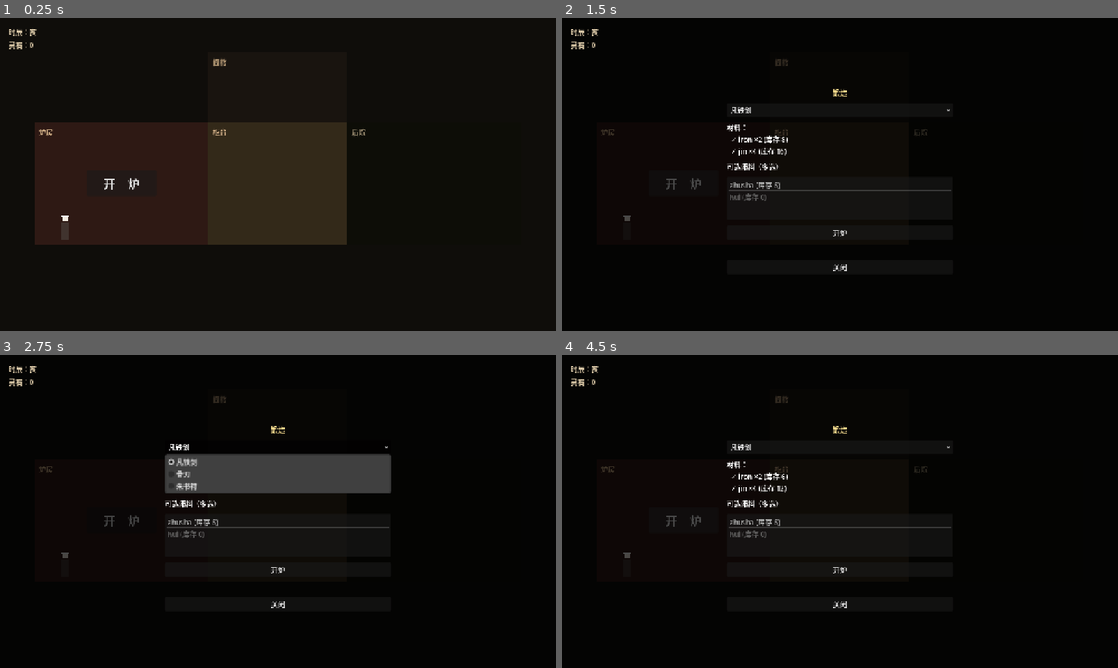
Above: before the commit, frames 1-4 (two rows, left to right).
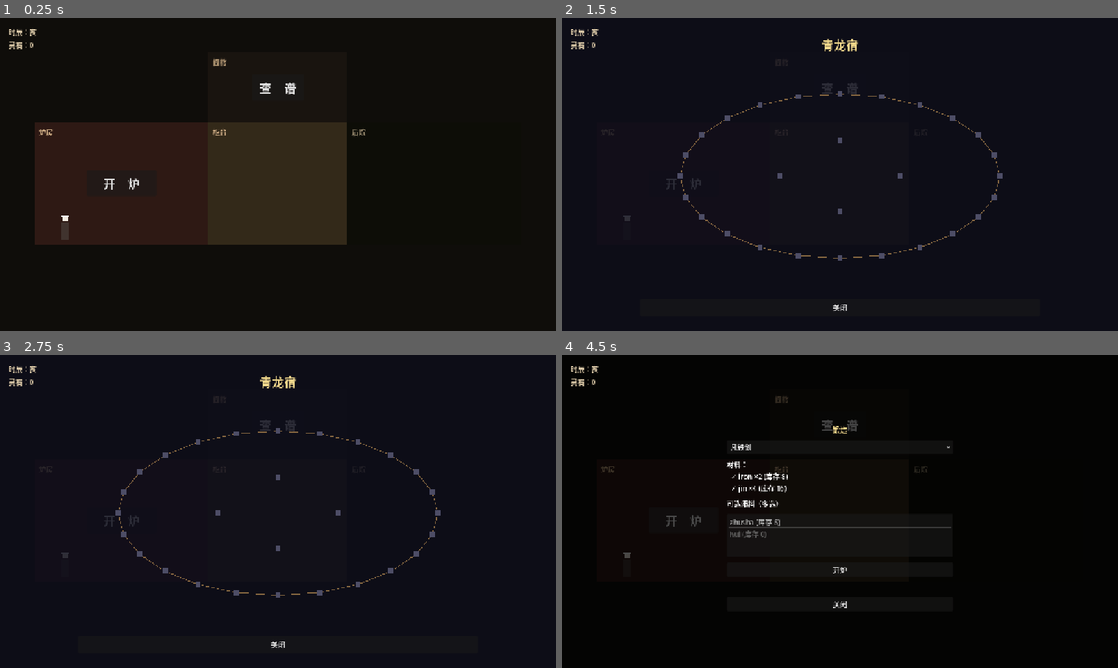
Above: after the commit, the same moments.

Repository: guliqianxun/XiuXianLegend
Game: Godot game, scene res://scenes/shop.tscn
Same seed, same stepped clock (60 frames per second), same inputs: the game is played once before the commit and once after it.
Inputs (mouse positions are in pixels of both pictures, inside the frame that each line leads up to):
- Up to frame 1 (0.25 s): no input
- Up to frame 2 (1.5 s): click (840, 86) at 0.5 s, where only the run after the commit has a clickable "查 谱"; click "开 炉" at 1.25 s
- Up to frame 3 (2.75 s): click (278, 445) at 2 s, where only the run before the commit has a clickable "凡铁剑"
- Up to frame 4 (4.5 s): click (840, 570) at 2.75 s, where only the run before the commit has a clickable "开炉"; click "关闭" at 3.5 s; click "开 炉" at 4.25 s

The runs differ from the first frame. In frame 1, 0.1% of the frame differs, in the area x 46-54%, y 20-25%; in frame 2, 1.9%; in frame 3, 6.8%, in the area x 11-80%, y 6-94%; in frame 4, 0.1%.

Commit message:
feat(N3): 阁楼接入 CodexScreen + ForgeScreen 入谱钩子
- AreaLoft 加 OpenCodexButton 居中 查　谱 按钮
- 新增 CodexScreen 实例（与 ForgeScreen 并列）
- ShopScreen._ready 把两个 screen 都强制 viewport size + visible=false
- _on_forge_finished: 非反噬时反查配方 slot_kind → CodexState.place_equipment
- _on_open_codex 调用 _codex_screen.open()
- 注：inst 参数用 Variant（GearInstance extends RefCounted 不是 Resource）

Diff:
--- a/godot/scenes/shop.tscn
+++ b/godot/scenes/shop.tscn
@@ -1,8 +1,9 @@
-[gd_scene load_steps=4 format=3]
+[gd_scene load_steps=5 format=3]
 
 [ext_resource type="Script" path="res://scripts/ui/shop_screen.gd" id="1"]
 [ext_resource type="PackedScene" path="res://scenes/actors/old_iron.tscn" id="2"]
 [ext_resource type="PackedScene" path="res://scenes/ui/forge_screen.tscn" id="3"]
+[ext_resource type="PackedScene" path="res://scenes/ui/codex_screen.tscn" id="4"]
 
 [node name="Shop" type="Node2D"]
 script = ExtResource("1")
@@ -59,6 +60,14 @@
 offset_bottom = 240.0
 color = Color(0.10, 0.08, 0.06, 1)
 
+[node name="OpenCodexButton" type="Button" parent="AreaLoft"]
+offset_left = 100.0
+offset_top = 50.0
+offset_right = 220.0
+offset_bottom = 110.0
+text = "查　谱"
+theme_override_font_sizes/font_size = 28
+
 [node name="LabelLoft" type="Label" parent="AreaLoft"]
 offset_left = 10.0
 offset_top = 10.0
@@ -104,3 +113,5 @@
 theme_override_colors/font_color = Color(0.85, 0.78, 0.65, 1)
 
 [node name="ForgeScreen" parent="." instance=ExtResource("3")]
+
+[node name="CodexScreen" parent="." instance=ExtResource("4")]
--- a/godot/scripts/ui/shop_screen.gd
+++ b/godot/scripts/ui/shop_screen.gd
@@ -16,15 +16,18 @@
 @onready var _hud_money: Label = $HUD/MoneyLabel
 @onready var _open_forge_btn: Button = $AreaFurnace/OpenForgeButton
 @onready var _forge_screen: ForgeScreen = $ForgeScreen
+@onready var _open_codex_btn: Button = $AreaLoft/OpenCodexButton
+@onready var _codex_screen: CodexScreen = $CodexScreen
 
 
 func _ready() -> void:
-	# 强制 ForgeScreen 占满 viewport 并隐藏（Control 在 Node2D 父下 anchors 不工作，
-	# 必须显式设 size 与 visible）
+	# 强制 ForgeScreen / CodexScreen 占满 viewport 并隐藏（Control 在 Node2D 父下
+	# anchors 不工作，必须显式设 size 与 visible）
 	var vp_size: Vector2 = get_viewport_rect().size
-	_forge_screen.position = Vector2.ZERO
-	_forge_screen.size = vp_size
-	_forge_screen.visible = false
+	for screen in [_forge_screen, _codex_screen]:
+		screen.position = Vector2.ZERO
+		screen.size = vp_size
+		screen.visible = false
 	# 老铁初始站在炉房（避开按钮位置）
 	_old_iron.global_position = AREA_POSITIONS[&"furnace"]
 	# 启动后立即载档
@@ -35,8 +38,9 @@
 	EventBus.time_advanced.connect(_on_time_advanced)
 	EventBus.currency_changed.connect(_on_currency_changed)
 	EventBus.forge_finished.connect(_on_forge_finished)
-	# 炉房按钮 → 开锻造弹窗
+	# 炉房按钮 → 开锻造弹窗；阁楼按钮 → 开器谱
 	_open_forge_btn.pressed.connect(_on_open_forge)
+	_open_codex_btn.pressed.connect(_on_open_codex)
 	_refresh_hud()
 
 
@@ -54,9 +58,20 @@
 	_forge_screen.open()
 
 
-func _on_forge_finished(_inst: Resource, _qiao: bool, _back: bool) -> void:
+func _on_forge_finished(inst: Variant, _qiao: bool, was_back: bool) -> void:
+	# 反噬时无装备入谱
+	if not was_back and inst is GearInstance:
+		var gear: GearInstance = inst
+		# slot_kind 反查自配方（N3 简化：inst.base_id 就是 recipe id）
+		var recipe: RecipeData = DataRegistry.get_resource(&"recipe", gear.base_id) as RecipeData
+		var slot_kind: StringName = recipe.slot_kind if recipe != null else &"sword"
+		CodexState.place_equipment(gear, slot_kind)
 	# 出炉后存档（强制）
 	SaveSystem.save_now(true)
+
+
+func _on_open_codex() -> void:
+	_codex_screen.open()
 
 
 func _process(delta: float) -> void:
